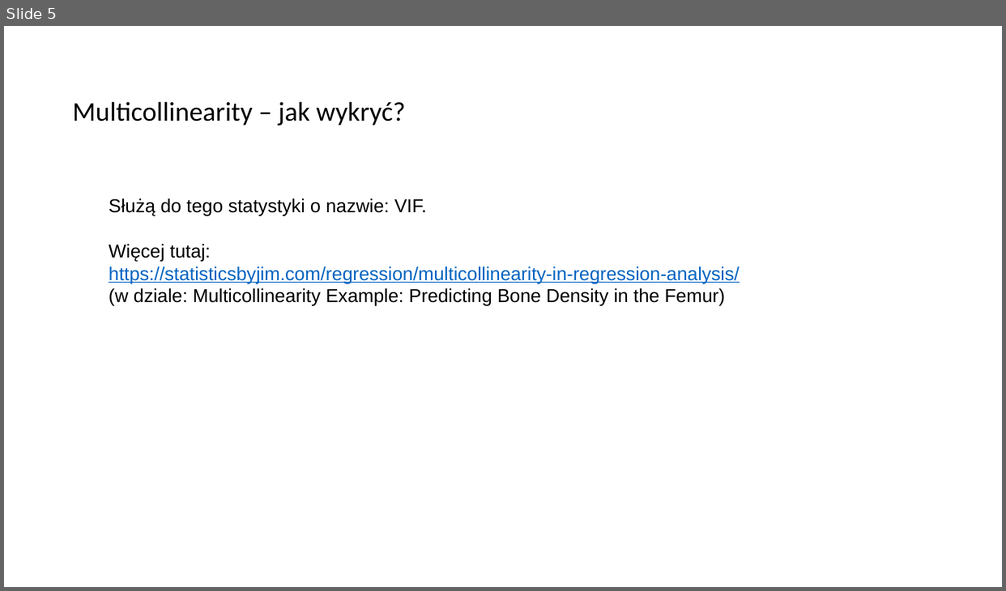
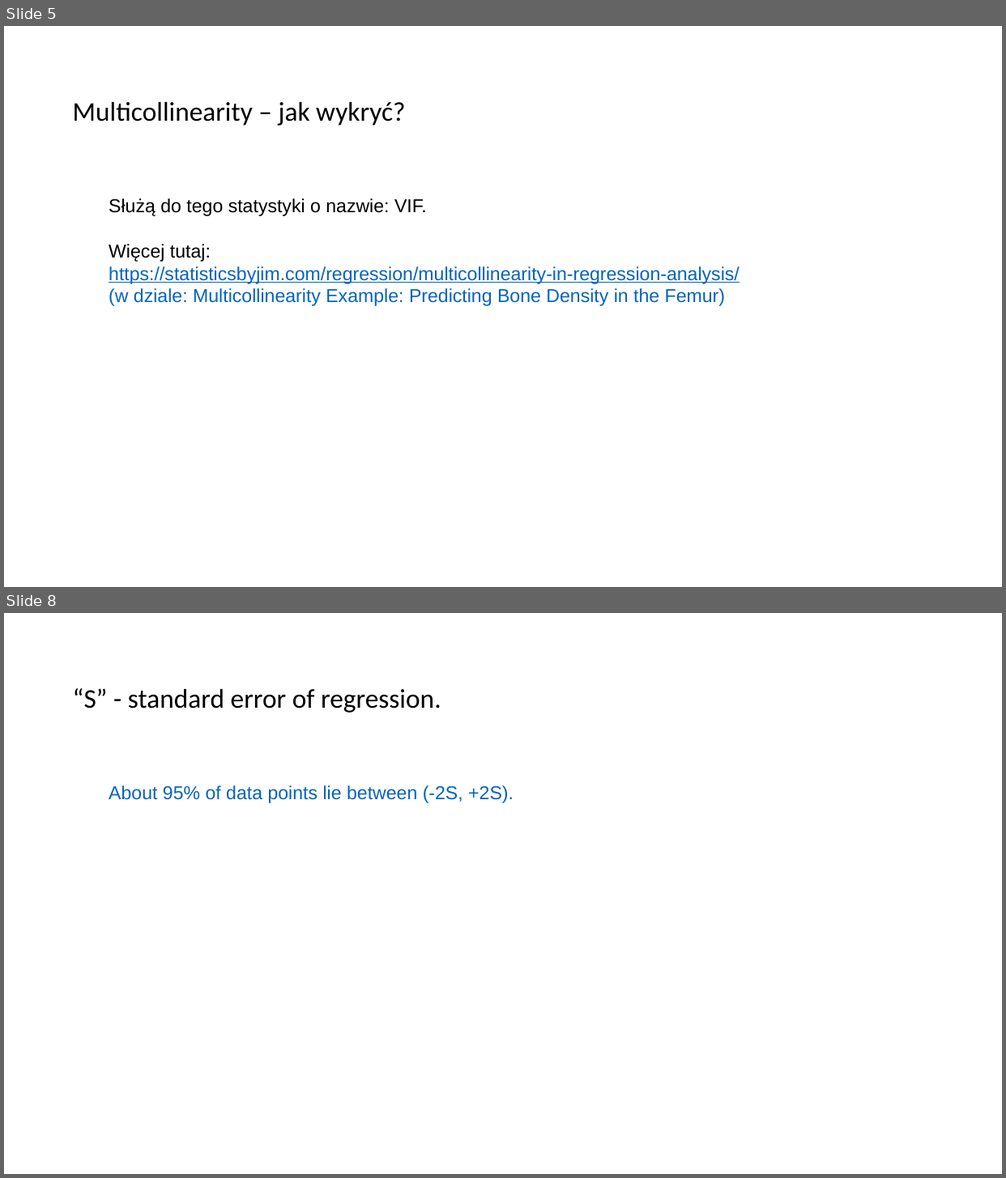
Before and after one commit to PawelBrysch/sth-knowledge, a slide deck: source/math_linreg2/00_MAPS/presentation.pptx. Shown one above the other, each under a label of ours: slide 5 before the commit, slides 5 and 8 after it; the slides between them are not shown. The pictures are 1006x591 and 1006x1178 pixels, drawn with LibreOffice and Linux fonts; fonts in the diff are those of the drawing. Boxes give left, top, right and bottom in pixels: in the first picture for what was removed or moved away, otherwise in the second. Text is boxed around its words. In the diff, an @@ line names an element or a change of style, - is before the commit and + after.

```diff
--- a/source/math_linreg2/00_MAPS/presentation.pptx
+++ b/source/math_linreg2/00_MAPS/presentation.pptx
@@ slide 8 added at <box>4,613,1002,1174</box>, background #FFFFFF @@
@@ text added at <box>73,688,441,713</box>, 26 pt, text #000000 @@
+“S” - standard error of regression.
@@ text added at <box>108,786,513,803</box>, 18 pt, text #0563C1 @@
+About 95% of data points lie between (-2S, +2S).
@@ slide 5 changed as well @@
@@ text at <box>108,288,725,306</box>: text colour #000000 to #0563C1 in "(w dziale: Multicollinearity Example: Predicting Bone Densit ..." @@
```
Also in this commit, not shown: 2 other slides added, 10 other files.
